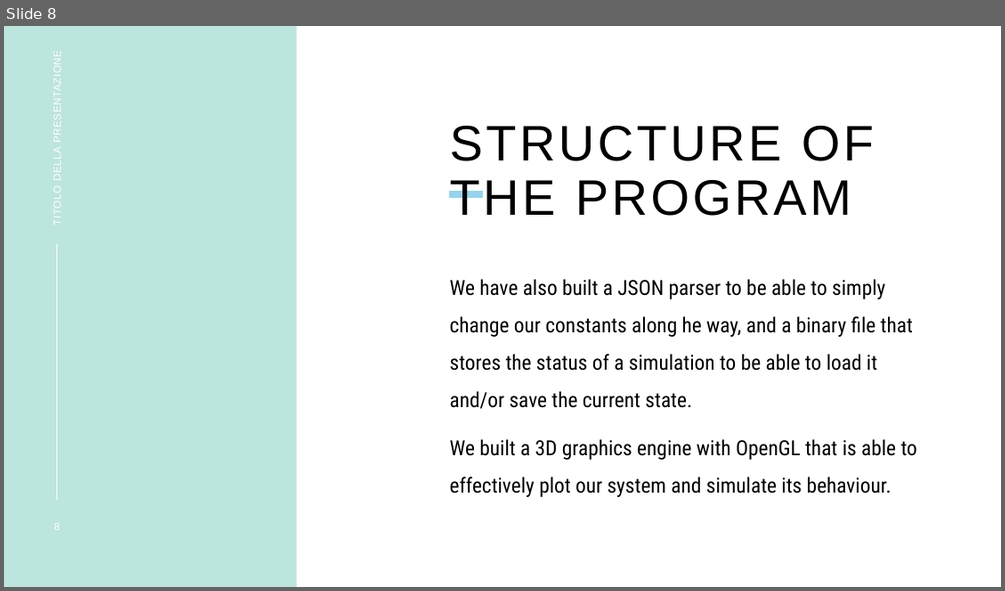
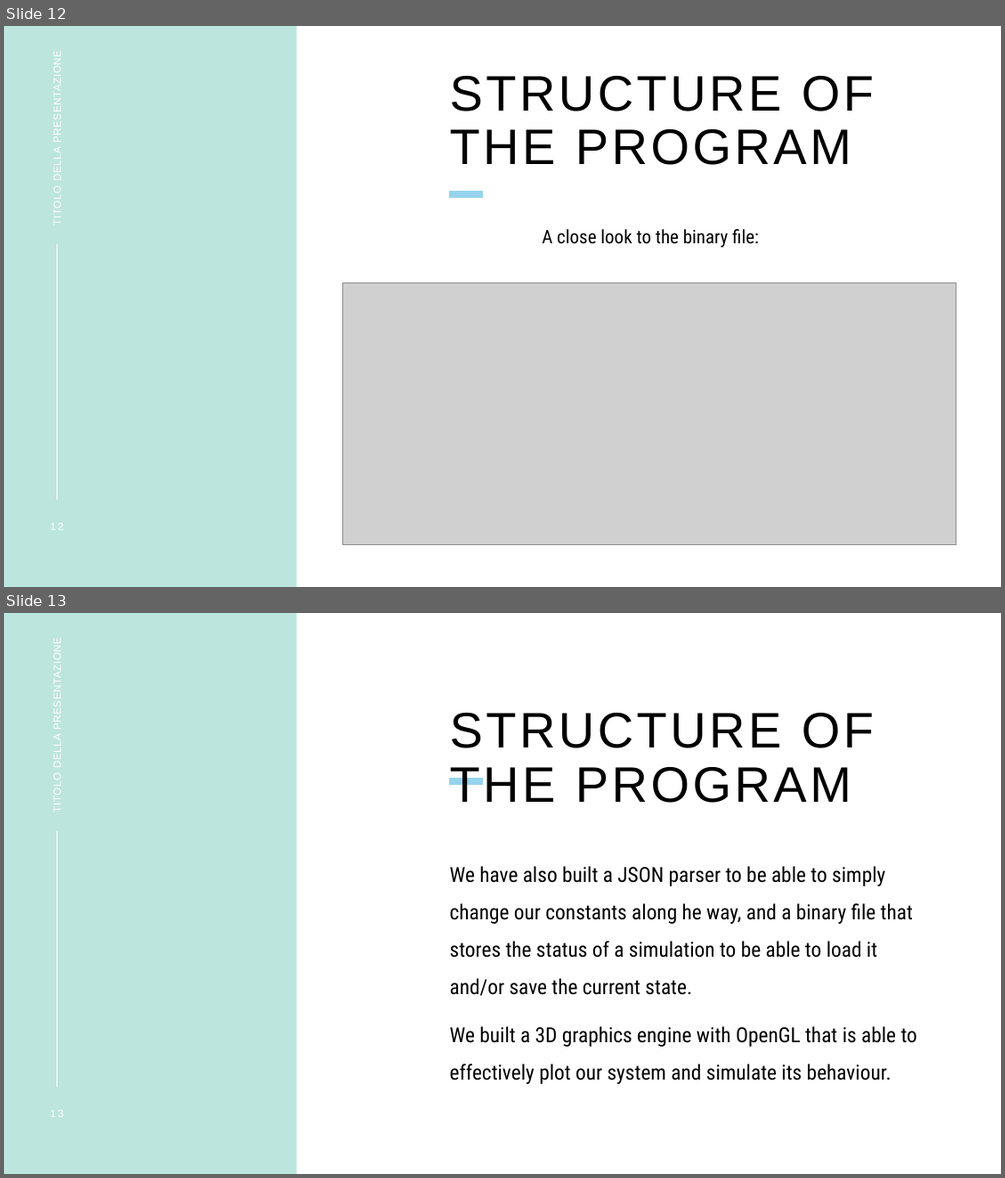
Before and after one commit to matteo-riga/Nbody_Project_Exam, a slide deck: Progetto-AMSC-NBody/nbody_project_barnes_hut.pptx. Shown one above the other, each under a label of ours: slide 8 before the commit, slides 12 and 13 after it. The pictures are 1005x591 and 1005x1178 pixels, drawn with LibreOffice and Linux fonts; fonts in the diff are those of the drawing; grey boxes stand for pictures. Boxes give left, top, right and bottom in pixels: in the first picture for what was removed or moved away, otherwise in the second. Text is boxed around its words. In the diff, an @@ line names an element or a change of style, - is before the commit and + after.

```diff
--- a/Progetto-AMSC-NBody/nbody_project_barnes_hut.pptx
+++ b/Progetto-AMSC-NBody/nbody_project_barnes_hut.pptx
@@ slide 12 added at (4,26,1001,587), background #BCE5DD; not listed: 4 template elements that a slide beside it also shows @@
@@ text added at (51,59,63,223), 10 pt, text #FFFFFF @@
+TITOLO DELLA PRESENTAZIONE
@@ title added at (450,76,874,165), 48 pt, text #000000 @@
+STRUCTURE OF THE PROGRAM
@@ text added at (542,229,759,248), 18 pt, text #000000 @@
+A close look to the binary file:
@@ picture added at (343,282,956,545) @@
@@ page number added at (50,523,64,530), 10 pt, text #FFFFFF @@
+12
@@ what was slide 8 is now slide 13 @@
@@ page number at (50,1110,64,1117): text changed @@
-8
+13
```
Also in this commit, not shown: 4 slides changed, 6 other slides added.
